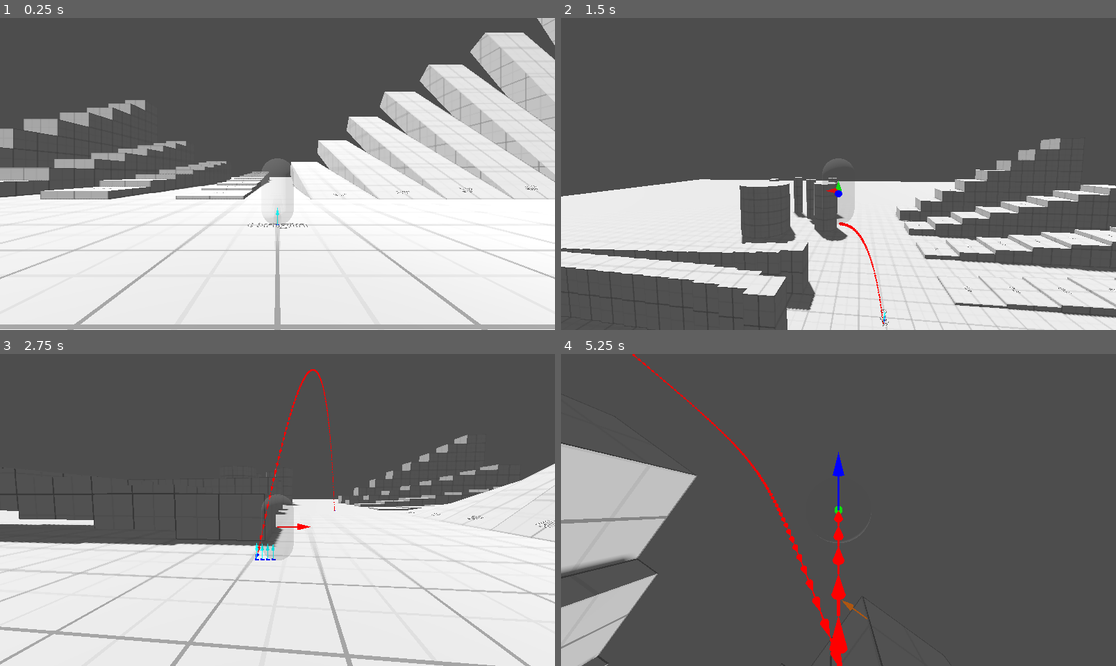
Above: before the commit, frames 1-4 (two rows, left to right).
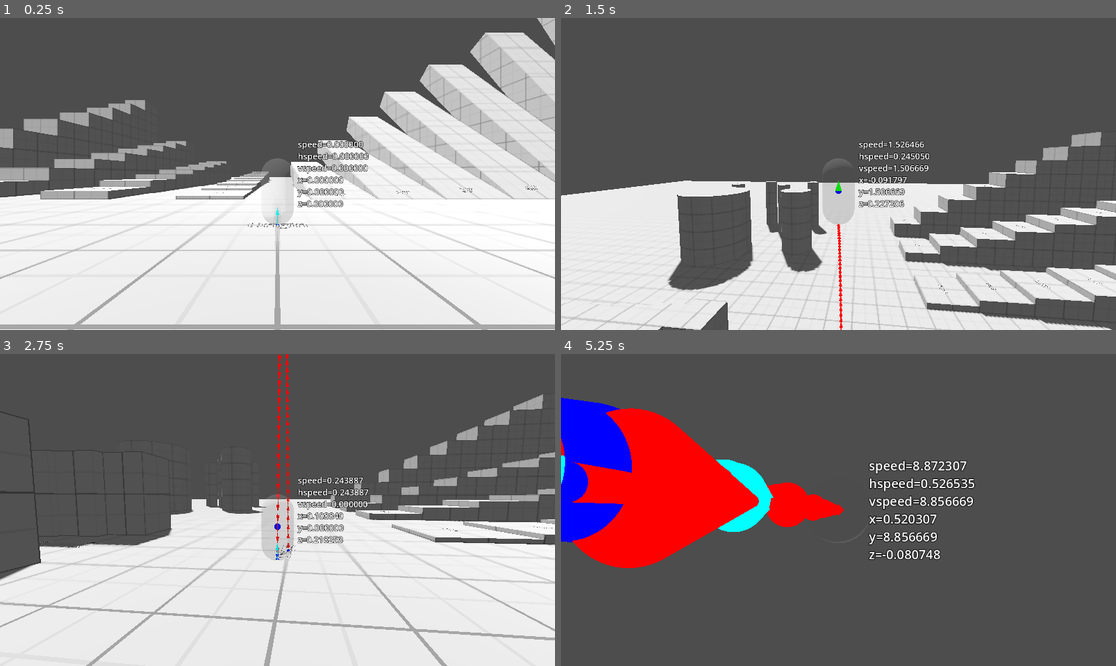
Above: after the commit, the same moments.

Repository: aylanonsense/godot-third-person
Game: Godot game, scene res://main.tscn
Same seed, same stepped clock (60 frames per second), same inputs: the game is played once before the commit and once after it.
Inputs (mouse positions are in pixels of both pictures, inside the frame that each line leads up to):
- Up to frame 1 (0.25 s): no input
- Up to frame 2 (1.5 s): tap Enter at 0.5 s; move the mouse to (866, 174) at 0.52 s; hold W (move_forward) from 0.53 s (still down); tap Space (jump) at 0.6, 0.77, 1.07 s; move the mouse to (810, 174) at 1.27 s; click (810, 174) at 1.35 s
- Up to frame 3 (2.75 s): tap Space (jump) at 1.52, 1.55, 1.82, 2.1 s; move the mouse to (333, 441) at 2.02 s; release W (move_forward) at 2.03 s; hold D (move_right) from 2.03 s (still down)
- Up to frame 4 (5.25 s): move the mouse to (810, 572) at 2.77 s; release D (move_right) at 2.78 s; hold W (move_forward) 2.78-5.03 s; click (810, 572) at 2.85 s; tap Space (jump) at 3.02, 3.05, 3.32, 3.6, 3.77, 4.07, 4.52, 4.55, 4.82, 5.1 s; move the mouse to (877, 513) at 3.52 s; move the mouse to (794, 506) at 4.27 s; click (794, 506) at 4.35 s; move the mouse to (866, 510) at 5.02 s; hold S (move_backward) from 5.03 s (still down)

The runs differ from the first frame. In frame 1, 0.9% of the frame differs, in the area x 53-67%, y 39-61%; in frame 2, 24%, in the area x 0-100%, y 36-100%; in frame 3, 16%; in frame 4, 21%.

Commit message:
Janky code to stick to floors and detect cliffs

Diff:
--- a/player_character.gd
+++ b/player_character.gd
@@ -1,11 +1,6 @@
 class_name PlayerCharacter
 extends CharacterBody3D
 
-
-enum FloorState {
-	NO_FLOOR = 0,
-	IS_ON_FLOOR = 1
-}
 
 enum CollisionSurfaceType {
 	NONE = -1,
@@ -18,6 +13,7 @@
 
 const MAX_MOVE_STEPS_PER_FRAME := 6
 const COLLISION_SURFACE_SEPARATION_AMOUNT := 0.0001
+const FLOOR_CHECK_WIGGLE_AMOUNT := 0.01
 
 @export var move_speed := 5.0
 @export var mouse_look_sensitivity := 1.0
@@ -25,9 +21,12 @@
 @export_range(0.0, 90.0, 0.001, "radians") var max_floor_angle := 45.0 * PI / 180.0
 @export_range(0.0, 180.0, 0.001, "radians") var min_wall_angle := 80.0 * PI / 180.0
 @export_range(0.0, 180.0, 0.001, "radians") var max_wall_angle := 135.0 * PI / 180.0
+@export_range(0.0, 180.0, 0.001, "radians") var max_floor_stick_angle_change := 15.0 * PI / 180.0
 
 @onready var look_yaw_pivot := %LookYawPivot as Node3D
 @onready var look_pitch_pivot := %LookPitchPivot as Node3D
+@onready var floor_edge_cast := %FloorEdgeCast as RayCast3D
+@onready var debug_label := %DebugLabel as Label3D
 
 var _up: Vector3 # The character's up vector
 var _facing_basis: Basis # The direction the camera is facing, ignoring pitch
@@ -35,13 +34,17 @@
 var _move_basis: Basis # The character's movement basis, might not be orthonormal when moving on a slope
 var _inverse_move_basis: Basis
 var _height := 0.98
-var _floor_state := FloorState.NO_FLOOR
-var _floor_contact_position := Vector3.ZERO
-var _floor_normal := Vector3.ZERO
+var _is_on_floor := false
+var _floor_contact_position: Vector3
+var _floor_normal: Vector3
+var _was_on_floor := false
+var _prev_floor_normal: Vector3
+var _prev_inverse_move_basis: Basis
 var _basis_x_debug_arrow: DebugArrow
 var _basis_y_debug_arrow: DebugArrow
 var _basis_z_debug_arrow: DebugArrow
 var _velocity_debug_arrow: DebugArrow
+var _just_jumped := false
 
 
 func _ready() -> void:
@@ -63,20 +66,23 @@
 
 func _physics_process(delta: float) -> void:
 	var global_position_at_frame_start := global_position
+	_just_jumped = false
 	_calculate_and_set_bases_and_vectors()
 	_apply_movement_to_velocity()
 	_apply_gravity_to_velocity(delta)
 	_check_for_jump()
-	_reset_floor_state()
+	_reset_floor()
 	_move_in_multiple_steps(velocity * delta, true)
+	_stick_to_floor()
 	_draw_debug_arrows(global_position_at_frame_start)
+	_draw_debug_info()
 
 
 func _calculate_and_set_bases_and_vectors() -> void:
 	_up = global_basis.y.normalized()
 	_facing_basis = look_yaw_pivot.global_basis.orthonormalized()
 	_look_basis = look_pitch_pivot.global_basis.orthonormalized()
-	if _floor_state == FloorState.IS_ON_FLOOR:
+	if _is_on_floor:
 		var move_right := VectorUtils.project_vector_onto_slope(_facing_basis.x, _floor_normal, _up).normalized()
 		var move_back := VectorUtils.project_vector_onto_slope(_facing_basis.z, _floor_normal, _up).normalized()
 		_move_basis = Basis(move_right, _up, move_back)
@@ -86,31 +92,45 @@
 
 
 func _apply_movement_to_velocity() -> void:
-	if _floor_state == FloorState.IS_ON_FLOOR:
+	if _is_on_floor:
 		var move_input := Input.get_vector("move_left", "move_right", "move_backward", "move_forward") # Max 1.0 length
 		var move_basis_velocity := _inverse_move_basis * velocity # Velocity taking into account the slope of the floor (if grounded)
-		move_basis_velocity.x = move_speed * move_input.x
-		move_basis_velocity.z = move_speed * -move_input.y
+		move_basis_velocity.x = move_basis_velocity.x * 0.99 + move_speed * move_input.x * 0.01
+		move_basis_velocity.z = move_basis_velocity.z * 0.99 + move_speed * -move_input.y * 0.01
 		velocity = _move_basis * move_basis_velocity
 
 
 func _apply_gravity_to_velocity(delta: float) -> void:
 	var gravity_vector := get_gravity() * delta
 	# When on a floor, the character resists gravity that'd pull them down/up/across the slope of the floor
-	if _floor_state == FloorState.IS_ON_FLOOR:
+	if _is_on_floor:
 		gravity_vector = gravity_vector.project(_floor_normal)
 	velocity += gravity_vector
 
 
 func _check_for_jump() -> void:
-	if _floor_state == FloorState.IS_ON_FLOOR and Input.is_action_just_pressed("jump"):
+	if _is_on_floor and Input.is_action_just_pressed("jump"):
 		velocity.y = jump_velocity
-
-
-func _reset_floor_state() -> void:
-	_floor_state = FloorState.NO_FLOOR
+		_just_jumped = true
+
+
+func _reset_floor() -> void:
+	_was_on_floor = _is_on_floor
+	_prev_floor_normal = _floor_normal
+	_prev_inverse_move_basis = _inverse_move_basis
+	_is_on_floor = false
 	_floor_contact_position = Vector3.ZERO
 	_floor_normal = Vector3.ZERO
+
+
+func _set_floor(is_on_floor: bool, contact_position := Vector3.ZERO, normal := Vector3.ZERO) -> void:
+	if _is_on_floor:
+		_was_on_floor = _is_on_floor
+		_prev_floor_normal = _floor_normal
+		_prev_inverse_move_basis = _inverse_move_basis
+	_is_on_floor = is_on_floor
+	_floor_contact_position = contact_position
+	_floor_normal = normal
 
 
 func _move_in_multiple_steps(movement: Vector3, affects_velocity: bool) -> void:
@@ -123,6 +143,10 @@
 
 
 func _move_in_one_step(movement: Vector3, affects_velocity: bool) -> Vector3:
+	if movement.is_zero_approx():
+		print("Skipping movement since it's approximately zero")
+		return Vector3.ZERO
+	var movement_facing_direction := VectorUtils.project_vector_onto_plane(movement, _up).normalized()
 	# Attempt to move the full distance
 	var collision_info := move_and_collide(movement)
 	# If there were no collisions it means we were able to move the full distance and there's no movement remaining
@@ -149,18 +173,21 @@
 			movement_remaining -= movement_towards_surface
 			# Also apply a small amount of movement away from the surface of the collision, to separate them a bit
 			movement_remaining += COLLISION_SURFACE_SEPARATION_AMOUNT * collision_normal
-		# Cancel out velocity towards the surface of the collision
-		if affects_velocity and not is_velocity_away_from_surface:
-			var velocity_towards_surface := collision_velocity_dot_product * collision_normal
-			velocity -= velocity_towards_surface
-			#DebugArrowDrawer.draw_arrow(collision_contact_position, -velocity_towards_surface, Color.RED, 0.5, 1.0)
 		# Check if this surface could qualify as a floor
 		if collision_angle <= max_floor_angle and height_of_collision <= 0.5 * _height:
+			# Normal floor stuff
 			collision_surface_type = CollisionSurfaceType.FLOOR
 			# Set this surface as the new floor
-			_floor_state = FloorState.IS_ON_FLOOR
-			_floor_contact_position = collision_contact_position
-			_floor_normal = collision_normal
+			_set_floor(true, collision_contact_position, collision_normal)
+			_calculate_and_set_bases_and_vectors()
+			if _was_on_floor and _floor_normal != _prev_floor_normal:
+				var old_move_basis_velocity := _prev_inverse_move_basis * velocity
+				var new_velocity := _move_basis * old_move_basis_velocity
+				velocity = new_velocity
+				#var new_move_basis_velocity := _inverse_move_basis * velocity
+				#print("%s to %s" % [old_move_basis_velocity, new_move_basis_velocity])
+				collision_velocity_dot_product = collision_normal.dot(velocity) # Positive if velocity is away from the surface
+				is_velocity_away_from_surface = collision_velocity_dot_product > 0.0
 			## Floors are treated as perfectly horizontal, so we override the collision normal
 			#collision_normal = _up
 			#collision_angle = 0.0 # 0°
@@ -194,6 +221,12 @@
 			#is_movement_away_from_surface = collision_movement_dot_product > 0.0
 			#collision_velocity_dot_product = collision_normal.dot(velocity)
 			#is_velocity_away_from_surface = collision_velocity_dot_product > 0.0
+		# Cancel out velocity towards the surface of the collision
+		#if collision_surface_type != CollisionSurfaceType.FLOOR:
+		if affects_velocity and not is_velocity_away_from_surface:
+			var velocity_towards_surface := collision_velocity_dot_product * collision_normal
+			velocity -= velocity_towards_surface
+			#DebugArrowDrawer.draw_arrow(collision_contact_position, -velocity_towards_surface, Color.RED, 0.5, 1.0)
 		var debug_arrow_color: Color
 		match collision_surface_type:
 			CollisionSurfaceType.FLOOR: debug_arrow_color = Color.AQUA
@@ -255,6 +288,77 @@
 	#return collision_contact_position + vector_from_contact_to_stand_position
 
 
+func _stick_to_floor() -> void:
+	if _just_jumped:
+		return
+	if not _was_on_floor or _is_on_floor:
+		return
+	#print("STICKING")
+	var movement := 1.0 * -_up
+	var movement_facing_direction := VectorUtils.project_vector_onto_plane(movement, _up).normalized()
+	var collision_info := move_and_collide(movement)
+	if not collision_info:
+		return
+	#var movement_remaining := collision_info.get_remainder()
+	var vector_moved := collision_info.get_travel()
+	for i in range(collision_info.get_collision_count()):
+		#var collision_surface_type := CollisionSurfaceType.NONE
+		var collision_contact_position := collision_info.get_position(i) # global
+		var collision_normal := collision_info.get_normal(i)
+		#var collider_velocity := collision_info.get_collider_velocity(i)
+		var collision_angle := collision_normal.angle_to(_up)
+		var vector_from_feet_to_collision := collision_contact_position - global_position
+		var height_of_collision := vector_from_feet_to_collision.dot(_up)
+		# Check if this surface could qualify as a floor
+		if collision_angle <= max_floor_angle and height_of_collision <= 0.5 * _height:
+			# Check if this is an edge
+			var original_floor_edge_cast_position := floor_edge_cast.global_position
+			# TODO make sure target_position is global
+			var forward_floor_check_start_position := collision_contact_position - 0.5 * floor_edge_cast.target_position + FLOOR_CHECK_WIGGLE_AMOUNT * movement_facing_direction
+			#var backward_floor_check_start_position := collision_contact_position - 0.5 * floor_edge_cast.target_position - FLOOR_CHECK_WIGGLE_AMOUNT * movement_facing_direction
+			floor_edge_cast.global_position = forward_floor_check_start_position
+			floor_edge_cast.force_raycast_update()
+			var found_forward_floor := false
+			if not floor_edge_cast.is_colliding():
+				print("Treated floor as an edge since no forward surface could be found°")
+				continue
+			if floor_edge_cast.is_colliding():
+				var floor_edge_cast_contact_position := floor_edge_cast.get_collision_point()
+				var floor_edge_cast_normal := floor_edge_cast.get_collision_normal()
+				var angle := floor_edge_cast_normal.angle_to(collision_normal)
+				if angle > max_floor_stick_angle_change:
+					print("Treated floor as an edge since angle change is %d°" % [rad_to_deg(angle)])
+					continue
+				#if not is_zero_approx(angle):
+					#print(angle)
+				#if floor_edge_cast_normal == collision_normal:
+				#found_forward_floor = true
+				#var angle_between := collision_normal.angle_to(floor_edge_cast_normal)
+				#if not is_zero_approx(angle_between):
+					#print(angle_between)
+			#if not found_forward_floor:
+				#print("No forward floor")
+			#floor_edge_cast.global_position = original_floor_edge_cast_position
+			#_move_in_one_step(floor_cast.target_position, true) # TODO Might need to make sure target_position is in global space
+			#for i in range(floor_cast.get_collision_count()):
+				#var collision_contact_position := floor_cast.get_collision_point(i)
+				#var collision_normal := floor_cast.get_collision_normal(i)
+				##var collider_velocity := Utils.get_object_velocity(floor_cast.get_collider(i))
+				##_handle_collision(collision_contact_position, collision_normal, collider_velocity)
+				#print(collision_normal
+			_set_floor(true, collision_contact_position, collision_normal)
+			_calculate_and_set_bases_and_vectors()
+			if _was_on_floor and _floor_normal != _prev_floor_normal:
+				var old_move_basis_velocity := _prev_inverse_move_basis * velocity
+				var new_velocity := _move_basis * old_move_basis_velocity
+				velocity = new_velocity
+				#var new_move_basis_velocity := _inverse_move_basis * velocity
+			#print("STUCK")
+			break
+	if not _is_on_floor:
+		move_and_collide(-vector_moved)
+
+
 func _draw_debug_arrows(previous_global_position: Vector3) -> void:
 	var move_basis_velocity := _inverse_move_basis * velocity
 	_basis_x_debug_arrow.direction = _move_basis.x * (1.0 if move_basis_velocity.x >= 0.0 else -1.0)
@@ -267,8 +371,16 @@
 	_basis_y_debug_arrow.visible = not is_zero_approx(move_basis_velocity.y)
 	_basis_z_debug_arrow.visible = not is_zero_approx(move_basis_velocity.z)
 	var color: Color
-	if _floor_state == FloorState.IS_ON_FLOOR:
+	if _is_on_floor:
 		color = Color.BLUE
 	else:
 		color = Color.RED
 	DebugArrowDrawer.draw_arrow_between(previous_global_position, global_position, color, 0.5, 10.0)
+
+
+func _draw_debug_info() -> void:
+	var move_basis_velocity := _inverse_move_basis * velocity
+	var speed := move_basis_velocity.length()
+	var vspeed := absf(move_basis_velocity.y)
+	var hspeed := Vector3(move_basis_velocity.x, 0.0, move_basis_velocity.z).length()
+	debug_label.text = "speed=%f\nhspeed=%f\nvspeed=%f\nx=%f\ny=%f\nz=%f" % [speed, hspeed, vspeed, move_basis_velocity.x, move_basis_velocity.y, move_basis_velocity.z]
--- a/player_character.tscn
+++ b/player_character.tscn
@@ -27,6 +27,12 @@
 mesh = SubResource("CapsuleMesh_fl14g")
 surface_material_override/0 = SubResource("StandardMaterial3D_18vav")
 
+[node name="FloorEdgeCast" type="RayCast3D" parent="."]
+unique_name_in_owner = true
+enabled = false
+target_position = Vector3(0, -0.2, 0)
+hit_back_faces = false
+
 [node name="LookYawPivot" type="Node3D" parent="."]
 unique_name_in_owner = true
 transform = Transform3D(1, 0, 0, 0, 1, 0, 0, 0, 1, 0, 0.75, 0)
@@ -34,6 +40,16 @@
 [node name="LookPitchPivot" type="Node3D" parent="LookYawPivot"]
 unique_name_in_owner = true
 
+[node name="DebugLabel" type="Label3D" parent="LookYawPivot/LookPitchPivot"]
+unique_name_in_owner = true
+transform = Transform3D(1, 0, 0, 0, 1, 0, 0, 0, 1, 0.3, 0, 0)
+text = "speed=0.0
+hspeed=0.0
+vspeed=0.0"
+font_size = 25
+outline_size = 5
+horizontal_alignment = 0
+
 [node name="SpringArm3D" type="SpringArm3D" parent="LookYawPivot/LookPitchPivot"]
 spring_length = 3.0
 
--- a/project.godot
+++ b/project.godot
@@ -17,6 +17,10 @@
 [autoload]
 
 DebugArrowDrawer="*res://utils/debug_arrow_drawer.tscn"
+
+[debug]
+
+gdscript/warnings/shadowed_variable=0
 
 [display]
 
--- a/world.tscn
+++ b/world.tscn
@@ -25,5 +25,6 @@
 shadow_enabled = true
 
 [node name="PlayerCharacter" parent="." instance=ExtResource("1_r378l")]
+max_floor_angle = 1.13446
 
 [node name="TestGeometry" parent="." instance=ExtResource("2_jp6cj")]
